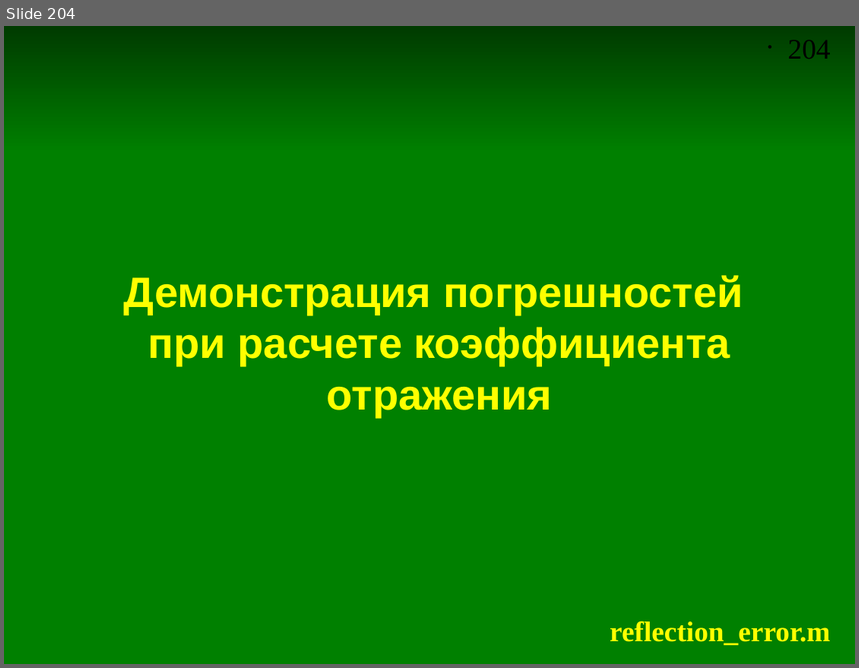
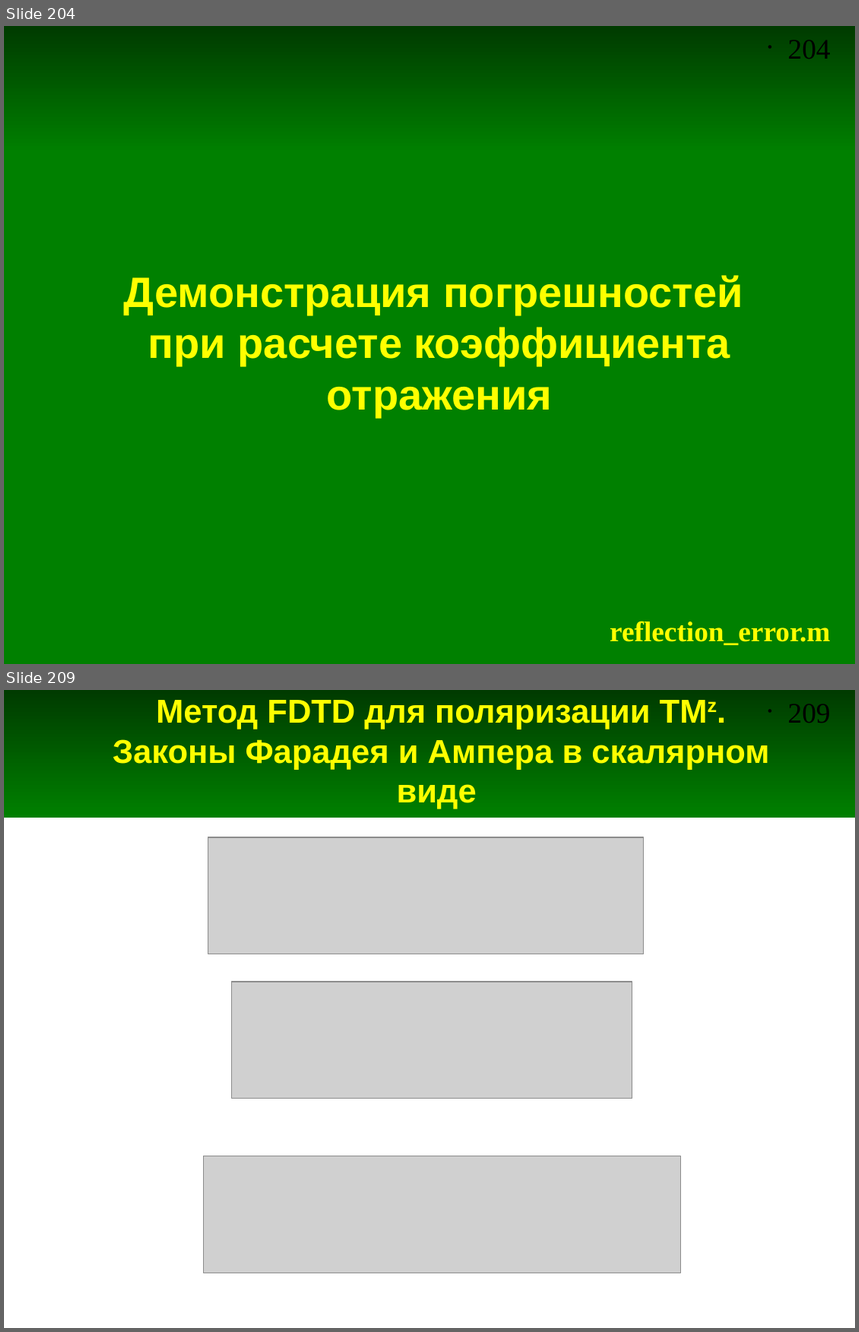
Before and after one commit to andris0147sv/modelling, a slide deck: presentations/2. FDTD.odp. Shown one above the other, each under a label of ours: slide 204 before the commit, slides 204 and 209 after it; the slides between them are not shown. The pictures are 859x668 and 859x1332 pixels, drawn with LibreOffice and Linux fonts; fonts in the diff are those of the drawing; grey boxes stand for pictures. Boxes give left, top, right and bottom in pixels: in the first picture for what was removed or moved away, otherwise in the second. Text is boxed around its words. In the diff, an @@ line names an element or a change of style, - is before the commit and + after.

Commit message:
Добавил слайды про двумерный FDTD

```diff
--- a/presentations/2. FDTD.odp
+++ b/presentations/2. FDTD.odp
@@ slide 209 added at (4,690,855,1328), background #FFFFFF; not listed: 2 template elements that a slide beside it also shows @@
@@ title added at (113,700,769,809), 28 pt, text #FFFF00, bold @@
+Метод FDTD для поляризации TMz.
+Законы Фарадея и Ампера в скалярном виде
@@ picture added at (208,837,644,954) @@
@@ picture added at (232,982,633,1099) @@
@@ picture added at (203,1157,680,1273) @@
```
Also in this commit, not shown: 11 other slides added.
